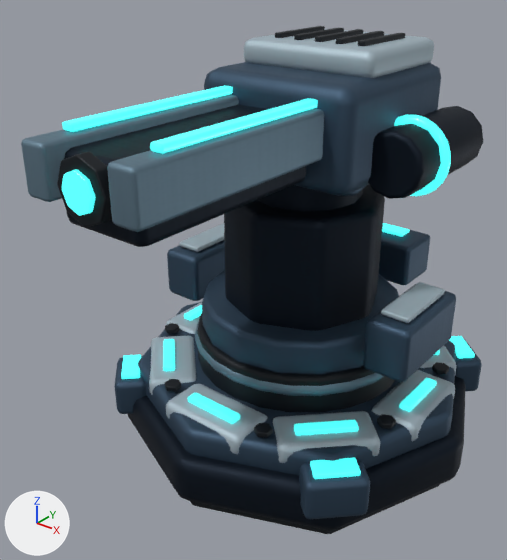
Before and after pictures for a commit that changed the Blender file art/bastion-3d/models/Towers/needle_turret.blend.
Camera for both pictures: a 50 mm lens placed at (1.73, -2.53, 2.31), pointed at (-0.08, -0.28, 0.91). The axes (+X, +Y, +Z) are drawn at lower left. The lights are the same throughout. The older version comes first.

Names of what the first picture shows: 'Accelerator_rail', 'Accelerator_rail.001', 'Apex_fin', 'Apex_fin.001', 'Apex_fin.003', 'Auxiliary_cooler', 'Auxiliary_cooler.001', 'Bearing_race', 'Compact_pedestal', 'Foundation', 'Pitch_axle', 'Plinth_chamfer', 'Rail_shroud', 'Receiver', 'Receiver_roof', 'Reserve_housing', 'Rotating_collar', 'Side_capacitor.001', 'Turret_bearing', 'Upper_traverse_neck' and 33 more.
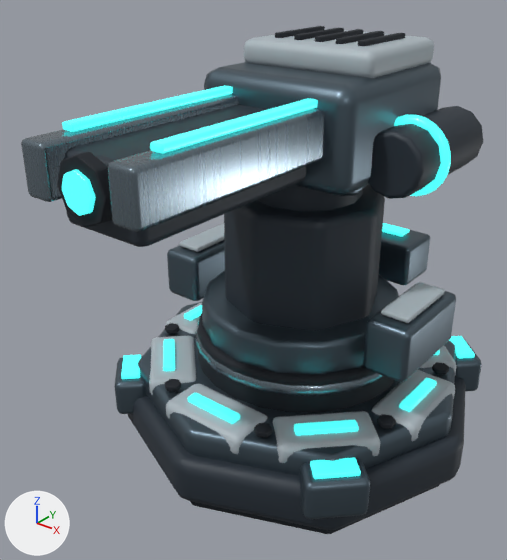
What differs and where, as boxes [x1, y1, x2, y2] in the pictures (507 x 560 px):
'Compact_pedestal', surface changed: [224, 184, 385, 331] in both
'Foundation', surface changed (lighter): [128, 376, 466, 530] in both
'Accelerator_rail.001', surface changed: [107, 108, 324, 232] in both
'Receiver', surface changed: [204, 62, 441, 196] in both
'Plinth_chamfer', surface changed: [138, 302, 456, 476] in both
'Rotating_collar', surface changed: [202, 271, 399, 375] in both
'Side_capacitor.001', surface changed (lighter): [368, 106, 483, 199] in both
'Rail_shroud', surface changed (lighter): [64, 105, 306, 247] in both
'Auxiliary_cooler.001', surface changed (lighter): [363, 290, 456, 382] in both
'Accelerator_rail', surface changed: [21, 95, 239, 202] in both
'Apex_fin', surface changed: [299, 464, 370, 519] in both
'Auxiliary_cooler', surface changed (lighter): [167, 240, 225, 301] in both
'Reserve_housing', surface changed (lighter): [379, 230, 430, 285] in both
'Bearing_race', surface changed: [195, 322, 384, 396] in both
'Upper_traverse_neck', surface changed: [256, 185, 363, 211] in both
'Apex_fin.001', surface changed: [455, 354, 482, 391] in both
'Pitch_axle', surface changed: [340, 186, 366, 196] in both

Patch to the scene script:
```diff
--- a/art/bastion-3d/models/Towers/needle_turret.blend.py
+++ b/art/bastion-3d/models/Towers/needle_turret.blend.py
@@ img_bastion_edgealloy_roughness @@
+img_bastion_edgealloy_roughness = load_image('Bastion_EdgeAlloy_Roughness', '../../textures/Bastion_EdgeAlloy_Roughness.png', 512, 512, 'Non-Color')
@@ img_bastion_gunmetal_roughness @@
+img_bastion_gunmetal_roughness = load_image('Bastion_Gunmetal_Roughness', '../../textures/Bastion_Gunmetal_Roughness.png', 512, 512, 'Non-Color')
@@ img_bastion_graphite_roughness @@
+img_bastion_graphite_roughness = load_image('Bastion_Graphite_Roughness', '../../textures/Bastion_Graphite_Roughness.png', 512, 512, 'Non-Color')
@@ mat_bastion_graphite @@
 n0 = _N.new('ShaderNodeBsdfPrincipled'); n0.name = 'Principled BSDF'
-n0.inputs[0].default_value = (0.0075, 0.0144, 0.0262, 1.0)  # 'Base Color', dark blue #15202d
-n0.inputs[1].default_value = 0.78  # 'Metallic'
+n0.inputs[0].default_value = (0.0222, 0.0331, 0.0467, 1.0)  # 'Base Color', dark blue #29333d
+n0.inputs[1].default_value = 0.16  # 'Metallic'
 n1 = _N.new('ShaderNodeOutputMaterial'); n1.name = 'Material Output'
-n2 = _N.new('ShaderNodeTexImage'); n2.name = 'Alloy_Roughness'
-n2.image = img_alloy_roughness
+n3 = _N.new('ShaderNodeTexImage'); n3.name = 'Bastion_Graphite_Roughness'
+n3.image = img_bastion_graphite_roughness
 _L.new(n0.outputs[0], n1.inputs[0])  # 'BSDF' to 'Surface'
-_L.new(n2.outputs[0], n0.inputs[2])  # 'Color' to 'Roughness'
+_L.new(n3.outputs[0], n0.inputs[2])  # 'Color' to 'Roughness'
@@ mat_bastion_gunmetal @@
 n0 = _N.new('ShaderNodeBsdfPrincipled'); n0.name = 'Principled BSDF'
-n0.inputs[0].default_value = (0.0513, 0.0931, 0.147, 1.0)  # 'Base Color', dark blue #40566b
-n0.inputs[1].default_value = 0.78  # 'Metallic'
+n0.inputs[0].default_value = (0.0999, 0.141, 0.175, 1.0)  # 'Base Color', greyish blue #596974
+n0.inputs[1].default_value = 0.82  # 'Metallic'
 n1 = _N.new('ShaderNodeOutputMaterial'); n1.name = 'Material Output'
-n2 = _N.new('ShaderNodeTexImage'); n2.name = 'Alloy_Roughness'
-n2.image = img_alloy_roughness
+n3 = _N.new('ShaderNodeTexImage'); n3.name = 'Bastion_Gunmetal_Roughness'
+n3.image = img_bastion_gunmetal_roughness
 _L.new(n0.outputs[0], n1.inputs[0])  # 'BSDF' to 'Surface'
-_L.new(n2.outputs[0], n0.inputs[2])  # 'Color' to 'Roughness'
+_L.new(n3.outputs[0], n0.inputs[2])  # 'Color' to 'Roughness'
@@ mat_bastion_edgealloy @@
 n0 = _N.new('ShaderNodeBsdfPrincipled'); n0.name = 'Principled BSDF'
-n0.inputs[0].default_value = (0.159, 0.25, 0.319, 1.0)  # 'Base Color', blue #6f8999
-n0.inputs[1].default_value = 0.74  # 'Metallic'
+n0.inputs[0].default_value = (0.198, 0.254, 0.296, 1.0)  # 'Base Color', greyish blue #7b8a94
+n0.inputs[1].default_value = 0.9  # 'Metallic'
 n1 = _N.new('ShaderNodeOutputMaterial'); n1.name = 'Material Output'
-n2 = _N.new('ShaderNodeTexImage'); n2.name = 'Alloy_Roughness'
-n2.image = img_alloy_roughness
+n3 = _N.new('ShaderNodeTexImage'); n3.name = 'Bastion_EdgeAlloy_Roughness'
+n3.image = img_bastion_edgealloy_roughness
 _L.new(n0.outputs[0], n1.inputs[0])  # 'BSDF' to 'Surface'
-_L.new(n2.outputs[0], n0.inputs[2])  # 'Color' to 'Roughness'
+_L.new(n3.outputs[0], n0.inputs[2])  # 'Color' to 'Roughness'
```
